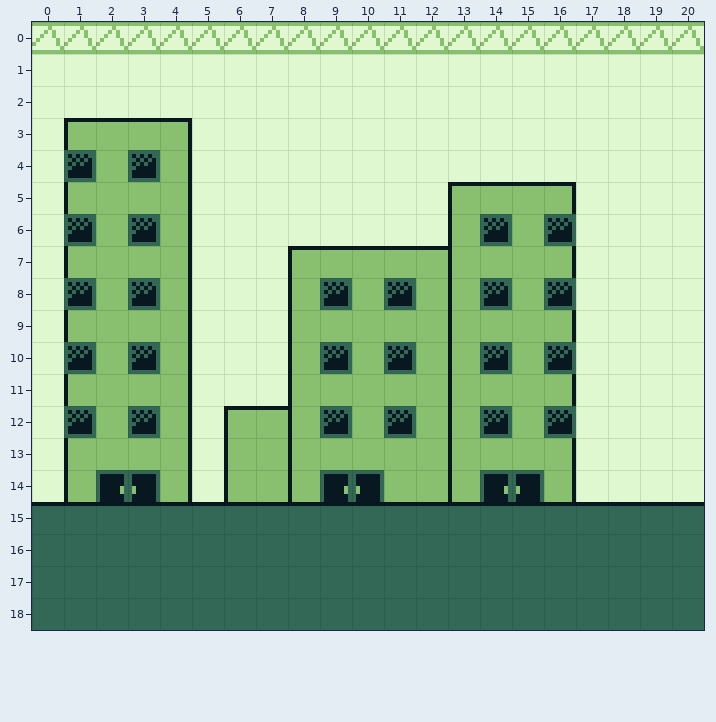
One commit to this Tiled map: tiled/level0.tmx. This is how it looked before the edit.
Cells are 8x8 px. Shown: x 0..20, y 0..18.
Now the later version:
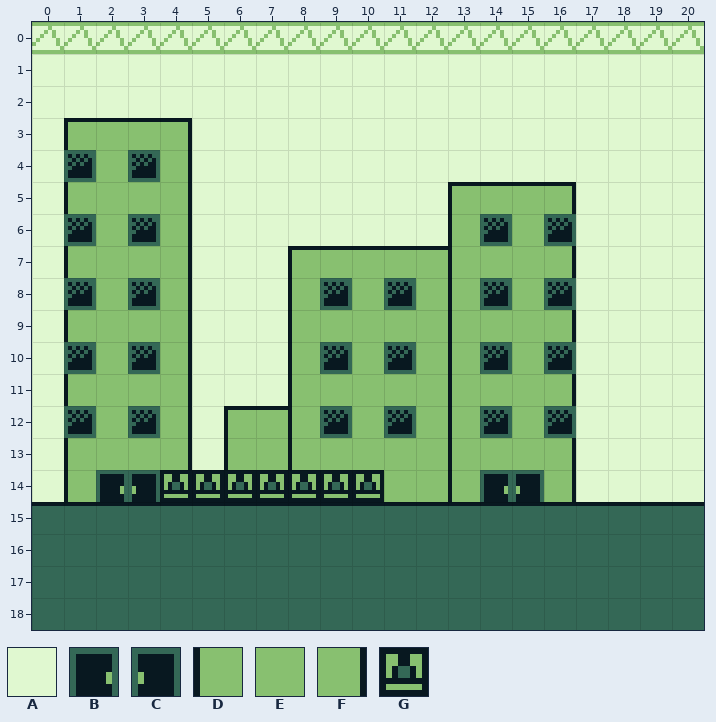
Key: from "KaijuDemolitionCo": A 0, B 5, C 6, D 10, E 11, F 12, G 14.
_ is an empty cell.
From old to new:
Layer "Tile Layer 1":
Tile A gives way to tile G in row 14 at x 5.
Tile B gives way to tile G in row 14 at x 9.
Tile C gives way to tile G in row 14 at x 10.
Tile D gives way to tile G in row 14 at x 6 and 8.
Tile E gives way to tile G in row 14 at x 7.
Tile F gives way to tile G in row 14 at x 4.
Pixel boxes of the changes (left, top, right, bottom) in both pictures:
changed: (160, 470, 384, 502)
